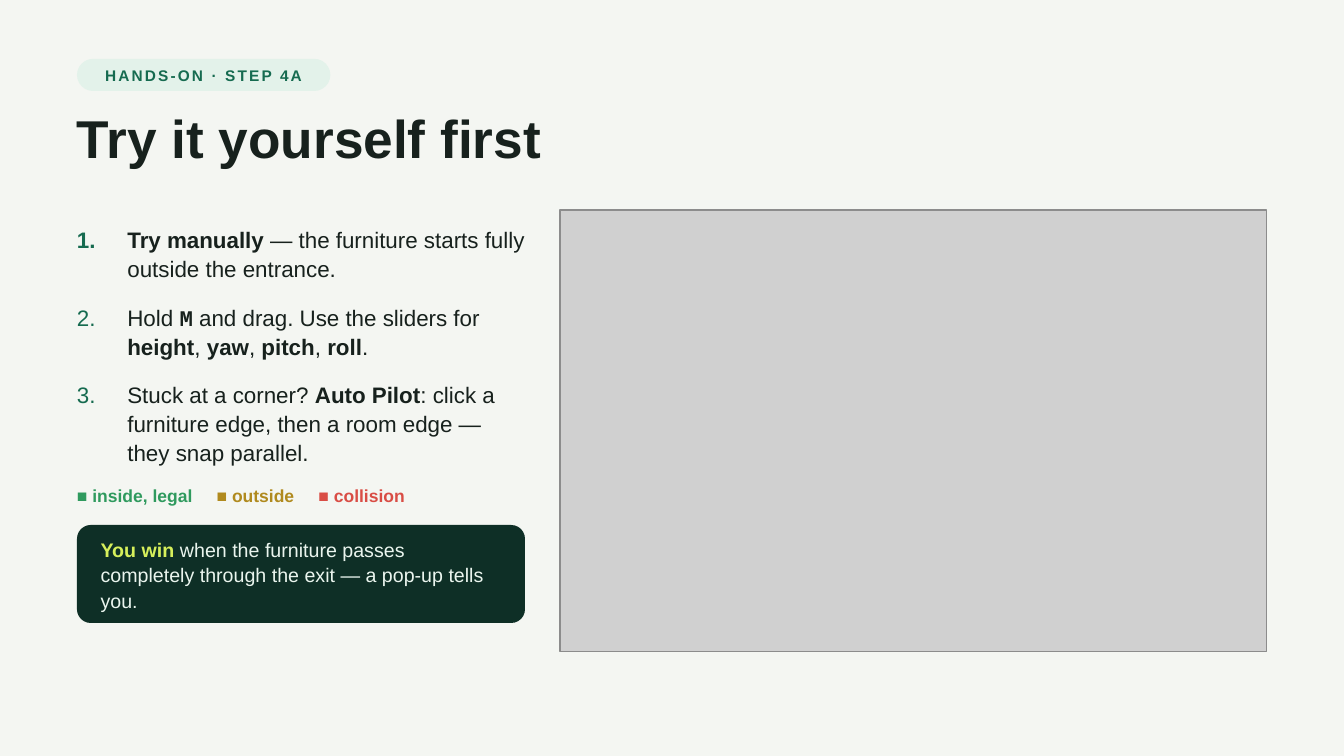
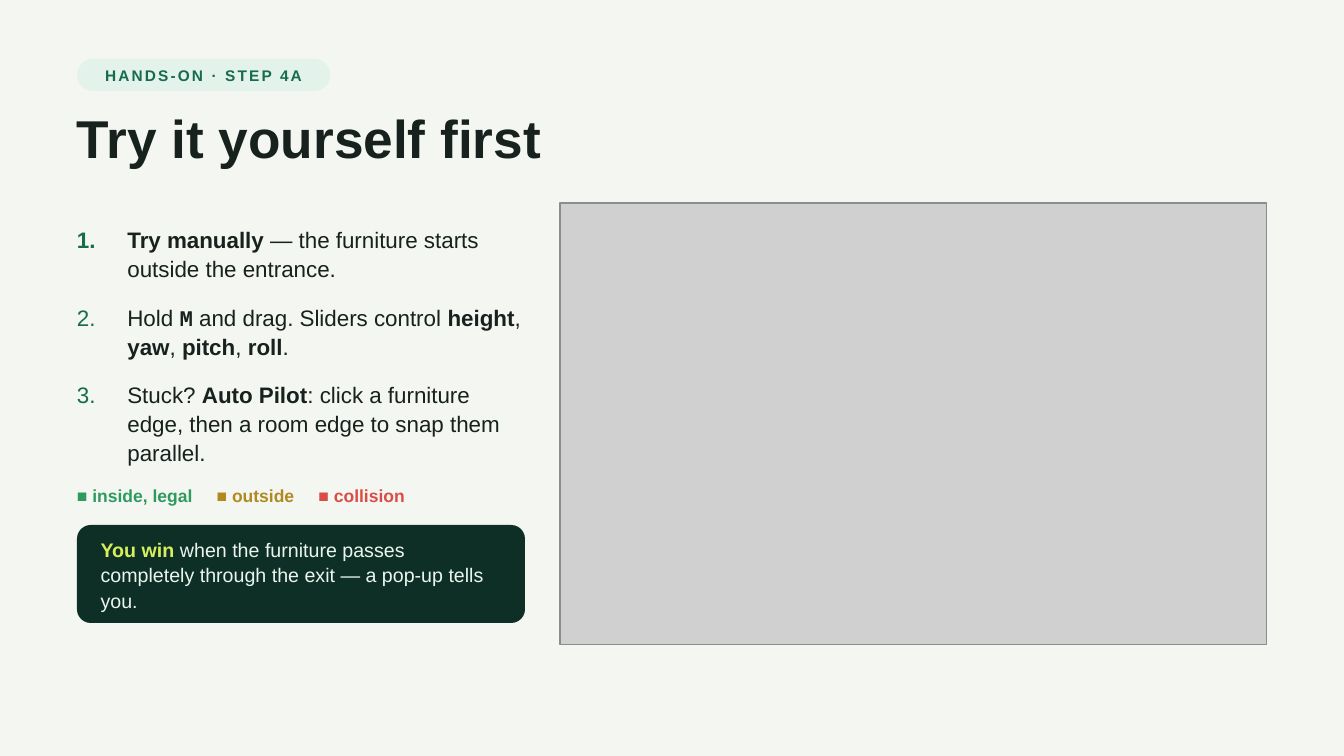
Before and after one commit to volcano1998/FurnitureSim_3D, a slide deck: slide 14 of slides/CanItFit.pptx (slide 7 before the commit). Drawn at 1344x756 pixels with LibreOffice and Linux fonts; fonts in the diff are those of the drawing; grey boxes stand for pictures. Boxes give left, top, right and bottom in pixels: in the first picture for what was removed or moved away, otherwise in the second. Text is boxed around its words. In the diff, an @@ line names an element or a change of style, - is before the commit and + after.

Commit message:
Manual mode starts outside, roll sampling default, remove heuristic, new slides

```diff
--- a/slides/CanItFit.pptx
+++ b/slides/CanItFit.pptx
@@ picture: place and size @@
-picture at (561,210,1267,651)
+picture at (561,203,1267,644)
@@ text at (127,231,521,466): text changed @@
-1. Try manually — the furniture starts fully outside the entrance.
-2. Hold M and drag. Use the sliders for height, yaw, pitch, roll.
-3. Stuck at a corner? Auto Pilot: click a furniture edge, then a room edge — they snap parallel.
+1. Try manually — the furniture starts outside the entrance.
+2. Hold M and drag. Sliders control height, yaw, pitch, roll.
+3. Stuck? Auto Pilot: click a furniture edge, then a room edge to snap them parallel.
```
Also in this commit, not shown: 12 other slides changed, 11 slides added, 4 slides removed, 16 other files.
